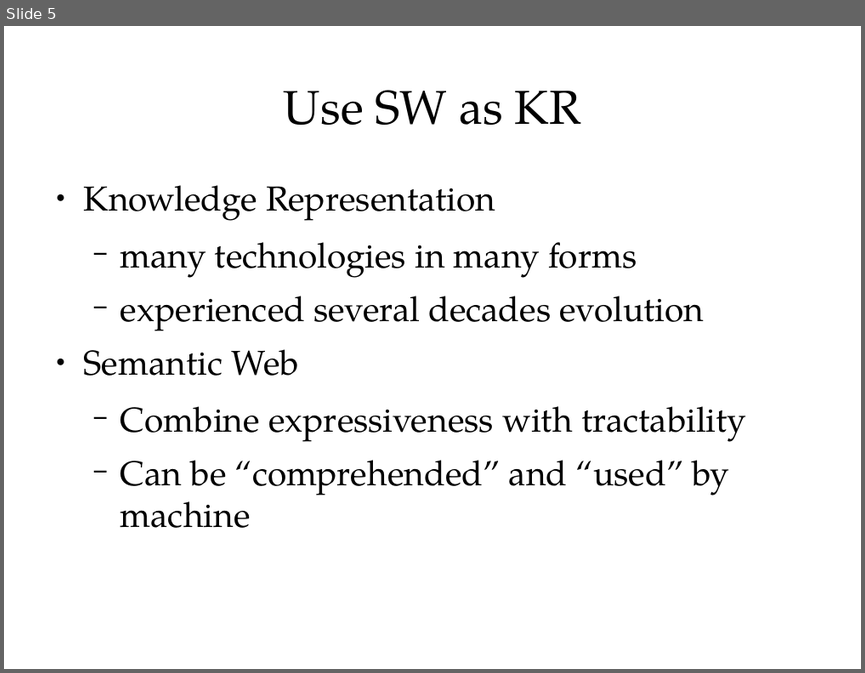
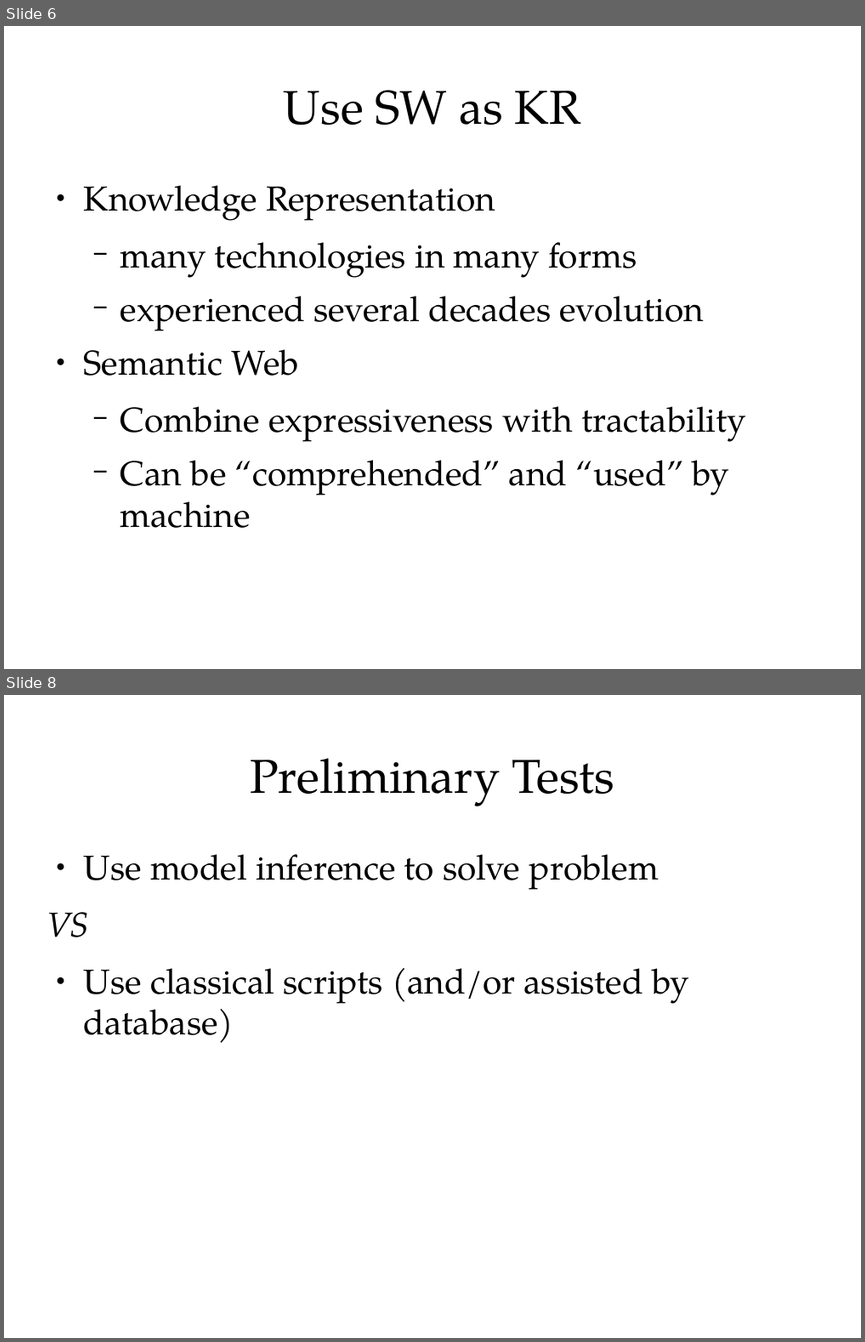
Before and after one commit to ShiZhan/fs-crawler, a slide deck: doc/oam.odp. Shown one above the other, each under a label of ours: slide 5 before the commit, slides 6 and 8 after it; the slides between them are not shown. The pictures are 865x673 and 865x1342 pixels, drawn with LibreOffice and Linux fonts; fonts in the diff are those of the drawing. Boxes give left, top, right and bottom in pixels: in the first picture for what was removed or moved away, otherwise in the second. Text is boxed around its words. In the diff, an @@ line names an element or a change of style, - is before the commit and + after.

```diff
--- a/doc/oam.odp
+++ b/doc/oam.odp
@@ slide 8 added at (4,695,861,1338), background #FFFFFF @@
@@ title added at (250,758,615,806), 44 pt, text #000000 @@
+Preliminary Tests
@@ text added at (46,854,689,1043), 32 pt, text #000000 @@
+● Use model inference to solve problem
+VS
+● Use classical scripts (and/or assisted by database)
@@ what was slide 5 is now slide 6 @@
```
Also in this commit, not shown: 1 slide changed, 2 other slides added, 2 slides removed.
